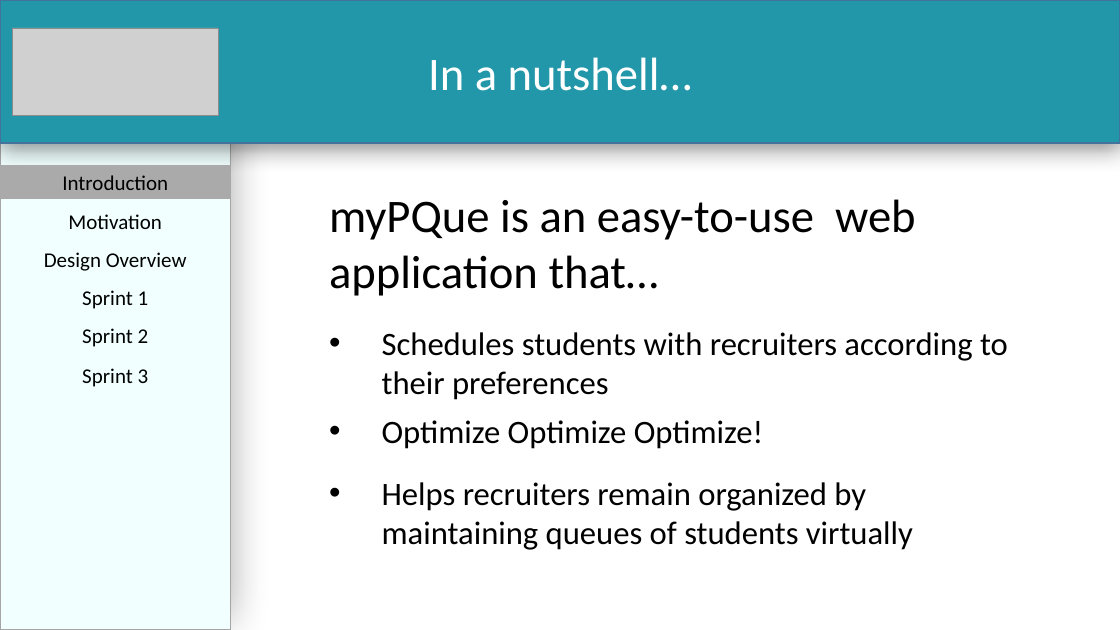
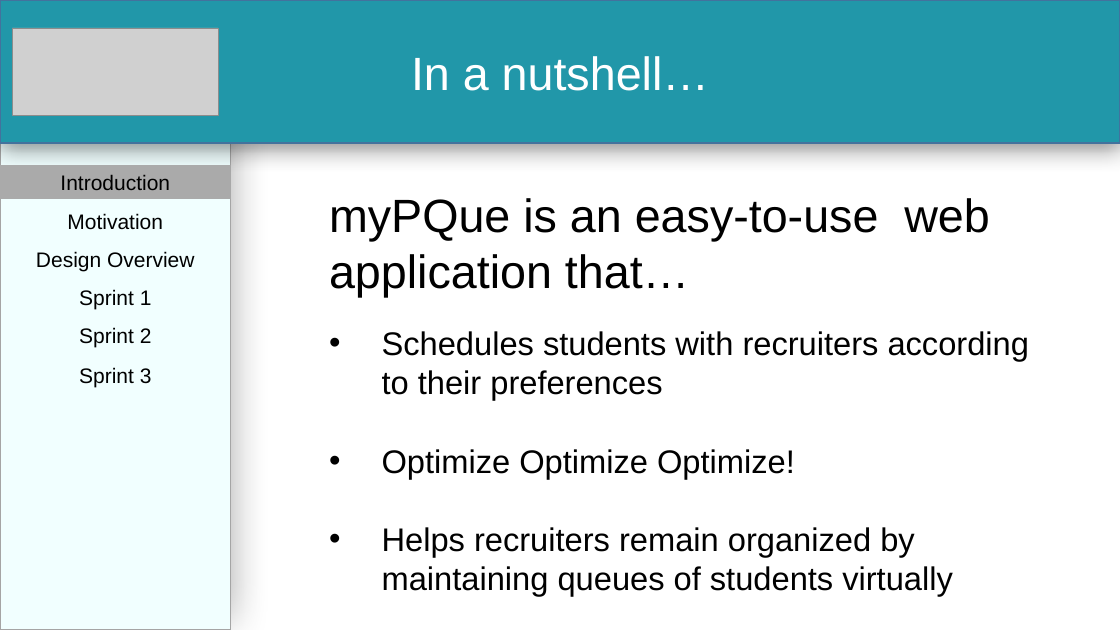
Before and after one commit to PalinaRawat/MyPQue, a slide deck: slide 2 of Documents/Team 7 - Sprint 3 Presentation.pptx (slide 3 before the commit). Drawn at 1120x630 pixels with LibreOffice and Linux fonts; fonts in the diff are those of the drawing; grey boxes stand for pictures. Boxes give left, top, right and bottom in pixels: in the first picture for what was removed or moved away, otherwise in the second. Text is boxed around its words. In the diff, an @@ line names an element or a change of style, - is before the commit and + after.

```diff
--- a/Documents/Team 7 - Sprint 3 Presentation.pptx
+++ b/Documents/Team 7 - Sprint 3 Presentation.pptx
@@ font Calibri to Arial in 8 elements at bbox=[0, 0, 1120, 143], bbox=[0, 166, 231, 199], bbox=[67, 213, 163, 230], bbox=[36, 251, 194, 272], bbox=[79, 289, 152, 310], bbox=[79, 327, 152, 348], bbox=[79, 367, 152, 388], bbox=[329, 198, 990, 298] @@
@@ text at bbox=[382, 331, 1030, 400]: font Calibri to Arial in "Schedules students with recruiters according to their ..." @@
@@ text at bbox=[382, 449, 953, 596]: paragraphs added @@
+• Optimize Optimize Optimize!
+• Helps recruiters remain organized by maintaining queues of students virtually
@@ text removed at bbox=[382, 420, 763, 449] @@
-• Optimize Optimize Optimize!
@@ text removed at bbox=[382, 482, 913, 550] @@
-• Helps recruiters remain organized by maintaining queues of students virtually
```
Also in this commit, not shown: 9 other slides changed, 8 slides added, 1 other file.
